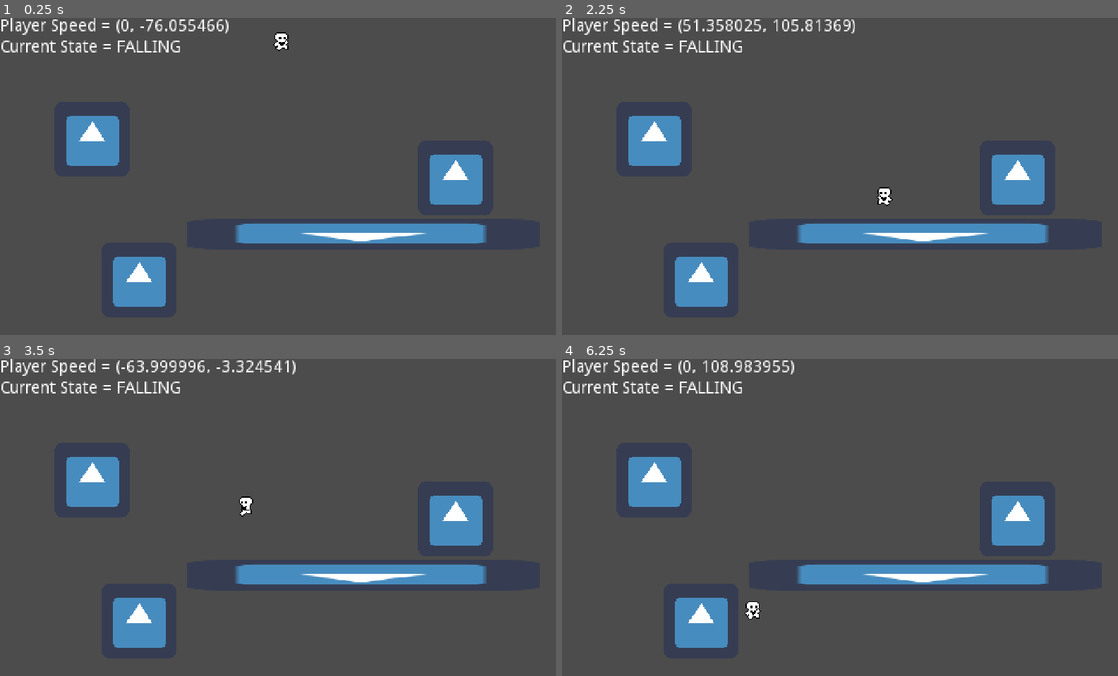
Above: before the commit, frames 1-4 (two rows, left to right).
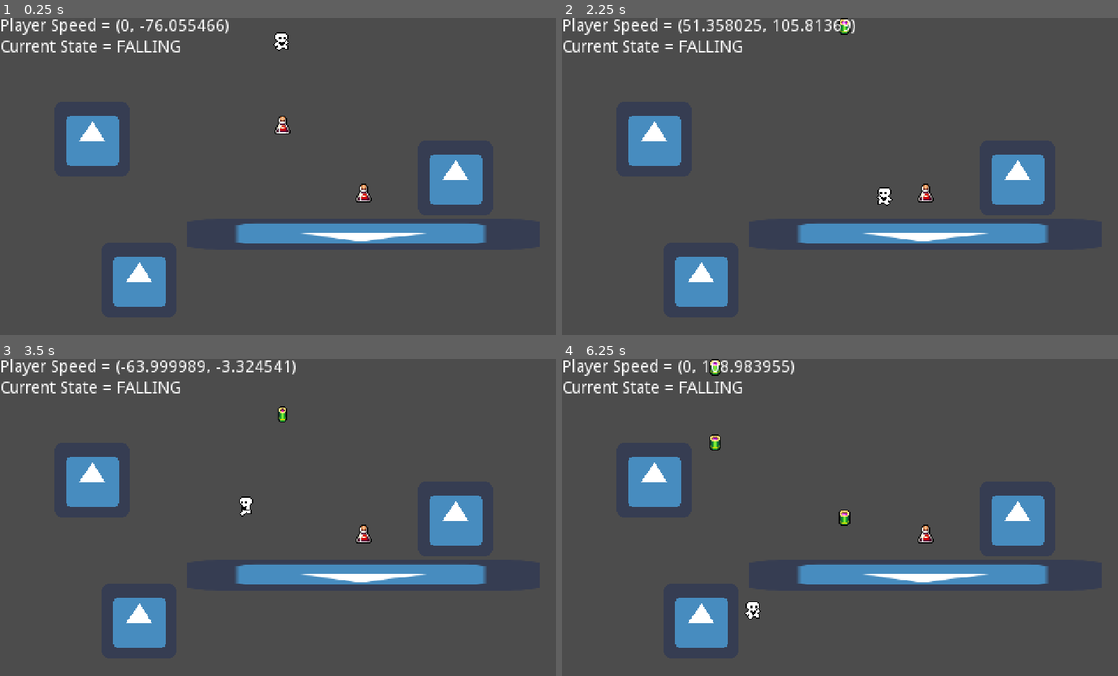
Above: after the commit, the same moments.

Repository: OldxAge/Math-Blaster-Remaster
Game: Godot game, scene res://scenes/game/game_world.tscn
The game is run twice, just before and just after one commit, with the same random seed, the same clock (stepped at 60 frames per second) and the same inputs. The engine's default icon, where the game draws it, is replaced by a stand-in: a white triangle on a blue panel in a dark square.
Inputs:
- Up to frame 1 (0.25 s): no input
- Up to frame 2 (2.25 s): hold Right (move_right) 0.53-2.03 s; tap Space (jump) at 0.77, 1.52 s; hold Left (move_left) from 2.03 s (still down)
- Up to frame 3 (3.5 s): keep holding Left (move_left); tap Space (jump) at 3.02 s
- Up to frame 4 (6.25 s): tap Space (jump) at 3.77, 4.52, 6.02 s; release Left (move_left) at 4.28 s; hold Right (move_right) from 4.28 s (still down)

The runs differ from the first frame. In frame 1, 0.2% of the frame differs, in the area x 49-67%, y 30-59%; in frame 2, 0.2%; in frame 3, 0.3%; in frame 4, 0.4%, in the area x 26-67%, y 0-59%.

Commit message:
Added Basic Meteor and Alien Funcionality
Added in Hazard spawner that spawns aliens and meteors from the top.

-Need to add spawning from the sides as well for aliens. As well as boundaries for objects

Diff:
--- a/Math Blaster Remaster/project.godot
+++ b/Math Blaster Remaster/project.godot
@@ -9,6 +9,11 @@
 config_version=4
 
 _global_script_classes=[ {
+"base": "Node",
+"class": "Item",
+"language": "GDScript",
+"path": "res://scenes/game/items/item.gd"
+}, {
 "base": "KinematicBody2D",
 "class": "Player",
 "language": "GDScript",
@@ -30,6 +35,7 @@
 "path": "res://scenes/game/characters/state_machine/state_machine.gd"
 } ]
 _global_script_class_icons={
+"Item": "",
 "Player": "",
 "PlayerState": "",
 "State": "",
@@ -78,7 +84,15 @@
 "events": [ Object(InputEventKey,"resource_local_to_scene":false,"resource_name":"","device":0,"alt":false,"shift":false,"control":false,"meta":false,"command":false,"pressed":false,"scancode":32,"physical_scancode":0,"unicode":0,"echo":false,"script":null)
  ]
 }
-jetpack={
+hover={
+"deadzone": 0.5,
+"events": [  ]
+}
+run={
+"deadzone": 0.5,
+"events": [  ]
+}
+crawl={
 "deadzone": 0.5,
 "events": [  ]
 }
--- /dev/null
+++ b/Math Blaster Remaster/scenes/game/HazardSpawner.gd
@@ -0,0 +1,40 @@
+extends Node
+
+
+onready var _meteors: Array = $Hazards/Meteors.get_children()
+onready var _aliens: Array = $Hazards/Aliens.get_children()
+onready var _spawnPoints: Array = $SpawnPoints.get_children()
+onready var _holdingPoint: Position2D = $HoldingPoint
+var _meteorIndex: int = 0
+var _alienIndex: int = 0
+
+func _ready() -> void:
+	pass
+
+func _on_SpawnInterval_timeout() -> void:
+
+	spawnHazard()
+
+func spawnHazard():
+	var hazardType = randi()%5
+	var currentSpawn = randi()%_spawnPoints.size() - 1
+	if hazardType > 2:
+		_meteors[_meteorIndex].position = _spawnPoints[currentSpawn].position
+		_meteors[_meteorIndex].visible = true
+		if(_meteorIndex >= _meteors.size() - 1):
+			_meteorIndex = 0
+		else:
+			_meteorIndex += 1
+		print("Metoer Spawn at " + str(_meteors[_meteorIndex].position))
+	else:
+		_aliens[_alienIndex].position = _spawnPoints[currentSpawn].position
+		_aliens[_alienIndex].visible = true
+		if(_alienIndex >= _aliens.size() - 1):
+			_alienIndex = 0
+		else:
+			_alienIndex += 1
+		print("Alien Spawn")
+
+func resetHazard(_hazard: Area2D):
+	_hazard.position = _holdingPoint.position
+	_hazard.visible = false
--- a/Math Blaster Remaster/scenes/game/characters/player.gd
+++ b/Math Blaster Remaster/scenes/game/characters/player.gd
@@ -24,6 +24,7 @@
 
 
 var velocity = Vector2.ZERO
+# -------------------Remove after testing
 var speed
 
 onready var _animation_player = $AnimatedSprite
@@ -34,9 +35,17 @@
 var _can_hover
 var _can_climb
 
+var _playerInventory := []
 
+
+func addFuelToInventory(_item):
+	_playerInventory.append(_item)
+	for n in _playerInventory.size():
+		print(_playerInventory[n].shape, _playerInventory[n].color, _playerInventory[n].content)
+
+# -------------------Remove after testing
 func getSpeed():
 	return velocity
-
+# -------------------Remove after testing
 func getCurrentState():
 	return _current_state
--- a/Math Blaster Remaster/scenes/game/game_world.tscn
+++ b/Math Blaster Remaster/scenes/game/game_world.tscn
@@ -1,9 +1,11 @@
-[gd_scene load_steps=5 format=2]
+[gd_scene load_steps=7 format=2]
 
 [ext_resource path="res://scenes/game/characters/player.tscn" type="PackedScene" id=1]
 [ext_resource path="res://scenes/game/game_world.gd" type="Script" id=2]
 [ext_resource path="res://scenes/_debug/debug_info.tscn" type="PackedScene" id=3]
 [ext_resource path="res://scenes/game/levels/platform.tscn" type="PackedScene" id=4]
+[ext_resource path="res://scenes/game/items/fuel_cell/FuelCell.tscn" type="PackedScene" id=5]
+[ext_resource path="res://scenes/game/levels/HazardSpawner.tscn" type="PackedScene" id=7]
 
 [node name="Game" type="Node2D"]
 script = ExtResource( 2 )
@@ -17,18 +19,31 @@
 
 [node name="PauseLayer" type="CanvasLayer" parent="."]
 
-[node name="platform" parent="." instance=ExtResource( 4 )]
+[node name="Platforms" type="Node2D" parent="."]
+
+[node name="platform" parent="Platforms" instance=ExtResource( 4 )]
 position = Vector2( 147, 1 )
 
-[node name="platform2" parent="." instance=ExtResource( 4 )]
+[node name="platform2" parent="Platforms" instance=ExtResource( 4 )]
 position = Vector2( 69, 49 )
-scale = Vector2( -4.69287, -0.418613 )
+rotation = -3.14159
+scale = Vector2( 4.69287, 0.418613 )
 
-[node name="platform3" parent="." instance=ExtResource( 4 )]
+[node name="platform3" parent="Platforms" instance=ExtResource( 4 )]
 position = Vector2( -122, 88 )
 
-[node name="platform4" parent="." instance=ExtResource( 4 )]
+[node name="platform4" parent="Platforms" instance=ExtResource( 4 )]
 position = Vector2( -162, -32 )
 
 [node name="Player" parent="." instance=ExtResource( 1 )]
 position = Vector2( -1, -86 )
+
+[node name="FuelCell" parent="." instance=ExtResource( 5 )]
+position = Vector2( 0, -44 )
+
+[node name="FuelCell2" parent="." instance=ExtResource( 5 )]
+position = Vector2( 69, 14 )
+shape = 1
+color = 5
+
+[node name="HazardSpawner" parent="." instance=ExtResource( 7 )]
--- /dev/null
+++ b/Math Blaster Remaster/scenes/game/items/fuel_cell/FuelCell.gd
@@ -0,0 +1,13 @@
+extends Area2D
+
+
+export var shape: int = 0
+export var color: int = 0
+export var content: int = 0
+
+
+func _on_FuelCell_body_entered(body: Player) -> void:
+	visible = false
+	var _item = Item.new()
+	_item.addContent(shape, color, content)
+	body.addFuelToInventory(_item)
--- /dev/null
+++ b/Math Blaster Remaster/scenes/game/items/fuel_cell/FuelCell.tscn
@@ -0,0 +1,33 @@
+[gd_scene load_steps=6 format=2]
+
+[ext_resource path="res://scenes/game/items/fuel_cell/FuelCell.gd" type="Script" id=1]
+[ext_resource path="res://assets/sprites/potions.png" type="Texture" id=2]
+
+[sub_resource type="RectangleShape2D" id=1]
+extents = Vector2( 7, 8 )
+
+[sub_resource type="AtlasTexture" id=2]
+flags = 4
+atlas = ExtResource( 2 )
+region = Rect2( 48, 160, 16, 16 )
+
+[sub_resource type="SpriteFrames" id=3]
+animations = [ {
+"frames": [ SubResource( 2 ) ],
+"loop": true,
+"name": "default",
+"speed": 5.0
+} ]
+
+[node name="FuelCell" type="Area2D"]
+script = ExtResource( 1 )
+shape = 5
+color = 4
+
+[node name="CollisionShape2D" type="CollisionShape2D" parent="."]
+shape = SubResource( 1 )
+
+[node name="AnimatedSprite" type="AnimatedSprite" parent="."]
+frames = SubResource( 3 )
+
+[connection signal="body_entered" from="." to="." method="_on_FuelCell_body_entered"]
--- /dev/null
+++ b/Math Blaster Remaster/scenes/game/items/item.gd
@@ -0,0 +1,15 @@
+extends Node
+class_name Item
+
+enum ItemShape {NONE, SQUARE, CIRCLE, TRIANGLE, STAR}
+enum ItemColor {NONE, RED, BLUE, GREEN, YELLOW}
+
+var shape: int = 0
+var color: int = 0
+var content: int = 0
+
+
+func addContent(_shape:int, _color:int, _content:int):
+	shape = _shape
+	color = _color
+	content = _content
--- /dev/null
+++ b/Math Blaster Remaster/scenes/game/levels/HazardSpawner.tscn
@@ -0,0 +1,77 @@
+[gd_scene load_steps=4 format=2]
+
+[ext_resource path="res://scenes/game/HazardSpawner.gd" type="Script" id=1]
+[ext_resource path="res://scenes/game/levels/alien/Alien.tscn" type="PackedScene" id=2]
+[ext_resource path="res://scenes/game/levels/meteor/Meteor.tscn" type="PackedScene" id=3]
+
+[node name="HazardSpawner" type="Node2D"]
+script = ExtResource( 1 )
+
+[node name="HoldingPoint" type="Position2D" parent="."]
+position = Vector2( 0, -200 )
+
+[node name="SpawnPoints" type="Node" parent="."]
+
+[node name="SpawnPoint1" type="Position2D" parent="SpawnPoints"]
+position = Vector2( -220, 0 )
+
+[node name="SpawnPoint2" type="Position2D" parent="SpawnPoints"]
+position = Vector2( -110, 0 )
+
+[node name="SpawnPoint3" type="Position2D" parent="SpawnPoints"]
+
+[node name="SpawnPoint4" type="Position2D" parent="SpawnPoints"]
+position = Vector2( 110, 0 )
+
+[node name="SpawnPoint5" type="Position2D" parent="SpawnPoints"]
+position = Vector2( 220, 0 )
+
+[node name="SpawnInterval" type="Timer" parent="."]
+wait_time = 2.0
+autostart = true
+
+[node name="Hazards" type="Node" parent="."]
+
+[node name="Meteors" type="Node2D" parent="Hazards"]
+position = Vector2( 0, -200 )
+
+[node name="Meteor" parent="Hazards/Meteors" instance=ExtResource( 3 )]
+visible = false
+x_speed = 0
+
+[node name="Meteor2" parent="Hazards/Meteors" instance=ExtResource( 3 )]
+visible = false
+x_speed = 0
+
+[node name="Meteor3" parent="Hazards/Meteors" instance=ExtResource( 3 )]
+visible = false
+x_speed = 0
+
+[node name="Meteor4" parent="Hazards/Meteors" instance=ExtResource( 3 )]
+visible = false
+x_speed = 0
+
+[node name="Meteor5" parent="Hazards/Meteors" instance=ExtResource( 3 )]
+visible = false
+x_speed = 0
+
+[node name="Meteor6" parent="Hazards/Meteors" instance=ExtResource( 3 )]
+visible = false
+x_speed = 0
+
+[node name="Aliens" type="Node2D" parent="Hazards"]
+position = Vector2( 0, -200 )
+
+[node name="Alien" parent="Hazards/Aliens" instance=ExtResource( 2 )]
+
+[node name="Alien2" parent="Hazards/Aliens" instance=ExtResource( 2 )]
+
+[node name="Alien3" parent="Hazards/Aliens" instance=ExtResource( 2 )]
+
+[node name="Alien4" parent="Hazards/Aliens" instance=ExtResource( 2 )]
+
+[node name="Alien5" parent="Hazards/Aliens" instance=ExtResource( 2 )]
+
+[node name="Alien6" parent="Hazards/Aliens" instance=ExtResource( 2 )]
+
+[connection signal="timeout" from="SpawnInterval" to="." method="_on_SpawnInterval_timeout"]
--- /dev/null
+++ b/Math Blaster Remaster/scenes/game/levels/alien/Alien.gd
@@ -0,0 +1,11 @@
+extends Area2D
+
+export var x_speed: int = 0
+export var y_speed: int = 32
+
+func _physics_process(delta: float) -> void:
+	position += Vector2(x_speed, y_speed) * delta
+
+func _on_Meteor_body_entered(body: Player) -> void:
+	visible = false
+	print("destroyed")
--- /dev/null
+++ b/Math Blaster Remaster/scenes/game/levels/alien/Alien.tscn
@@ -0,0 +1,46 @@
+[gd_scene load_steps=9 format=2]
+
+[ext_resource path="res://scenes/game/levels/alien/Alien.gd" type="Script" id=1]
+[ext_resource path="res://assets/sprites/consumables.png" type="Texture" id=2]
+
+[sub_resource type="CircleShape2D" id=1]
+
+[sub_resource type="AtlasTexture" id=4]
+flags = 4
+atlas = ExtResource( 2 )
+region = Rect2( 128, 64, 16, 16 )
+
+[sub_resource type="AtlasTexture" id=5]
+flags = 4
+atlas = ExtResource( 2 )
+region = Rect2( 240, 64, 16, 16 )
+
+[sub_resource type="AtlasTexture" id=6]
+flags = 4
+atlas = ExtResource( 2 )
+region = Rect2( 112, 80, 16, 16 )
+
+[sub_resource type="AtlasTexture" id=7]
+flags = 4
+atlas = ExtResource( 2 )
+region = Rect2( 224, 80, 16, 16 )
+
+[sub_resource type="SpriteFrames" id=3]
+animations = [ {
+"frames": [ SubResource( 4 ), SubResource( 5 ), SubResource( 6 ), SubResource( 7 ) ],
+"loop": true,
+"name": "default",
+"speed": 5.0
+} ]
+
+[node name="Alien" type="Area2D"]
+script = ExtResource( 1 )
+
+[node name="CollisionShape2D" type="CollisionShape2D" parent="."]
+shape = SubResource( 1 )
+
+[node name="AnimatedSprite" type="AnimatedSprite" parent="."]
+frames = SubResource( 3 )
+playing = true
+
+[connection signal="body_entered" from="." to="." method="_on_Meteor_body_entered"]
--- /dev/null
+++ b/Math Blaster Remaster/scenes/game/levels/meteor/Meteor.gd
@@ -0,0 +1,12 @@
+extends Area2D
+
+export var x_speed: int = 32
+export var y_speed: int = 48
+
+func _physics_process(delta: float) -> void:
+	position += Vector2(x_speed, y_speed) * delta
+	rotate(1 * delta)
+
+func _on_Meteor_body_entered(body: Player) -> void:
+	visible = false
+	print("destroyed")
--- /dev/null
+++ b/Math Blaster Remaster/scenes/game/levels/meteor/Meteor.tscn
@@ -0,0 +1,30 @@
+[gd_scene load_steps=6 format=2]
+
+[ext_resource path="res://scenes/game/levels/meteor/Meteor.gd" type="Script" id=1]
+[ext_resource path="res://assets/sprites/books.png" type="Texture" id=2]
+
+[sub_resource type="CircleShape2D" id=1]
+
+[sub_resource type="AtlasTexture" id=2]
+flags = 4
+atlas = ExtResource( 2 )
+region = Rect2( 112, 0, 16, 16 )
+
+[sub_resource type="SpriteFrames" id=3]
+animations = [ {
+"frames": [ SubResource( 2 ) ],
+"loop": true,
+"name": "default",
+"speed": 5.0
+} ]
+
+[node name="Meteor" type="Area2D"]
+script = ExtResource( 1 )
+
+[node name="CollisionShape2D" type="CollisionShape2D" parent="."]
+shape = SubResource( 1 )
+
+[node name="AnimatedSprite" type="AnimatedSprite" parent="."]
+frames = SubResource( 3 )
+
+[connection signal="body_entered" from="." to="." method="_on_Meteor_body_entered"]
Binary file added: Math Blaster Remaster/assets/sprites/books.png
Not shown, added: Math Blaster Remaster/assets/sprites/books.png.import
Binary file added: Math Blaster Remaster/assets/sprites/chests.png
Not shown, added: Math Blaster Remaster/assets/sprites/chests.png.import
Binary file added: Math Blaster Remaster/assets/sprites/consumables.png
Not shown, added: Math Blaster Remaster/assets/sprites/consumables.png.import
Binary file added: Math Blaster Remaster/assets/sprites/potions.png
Not shown, added: Math Blaster Remaster/assets/sprites/potions.png.import
